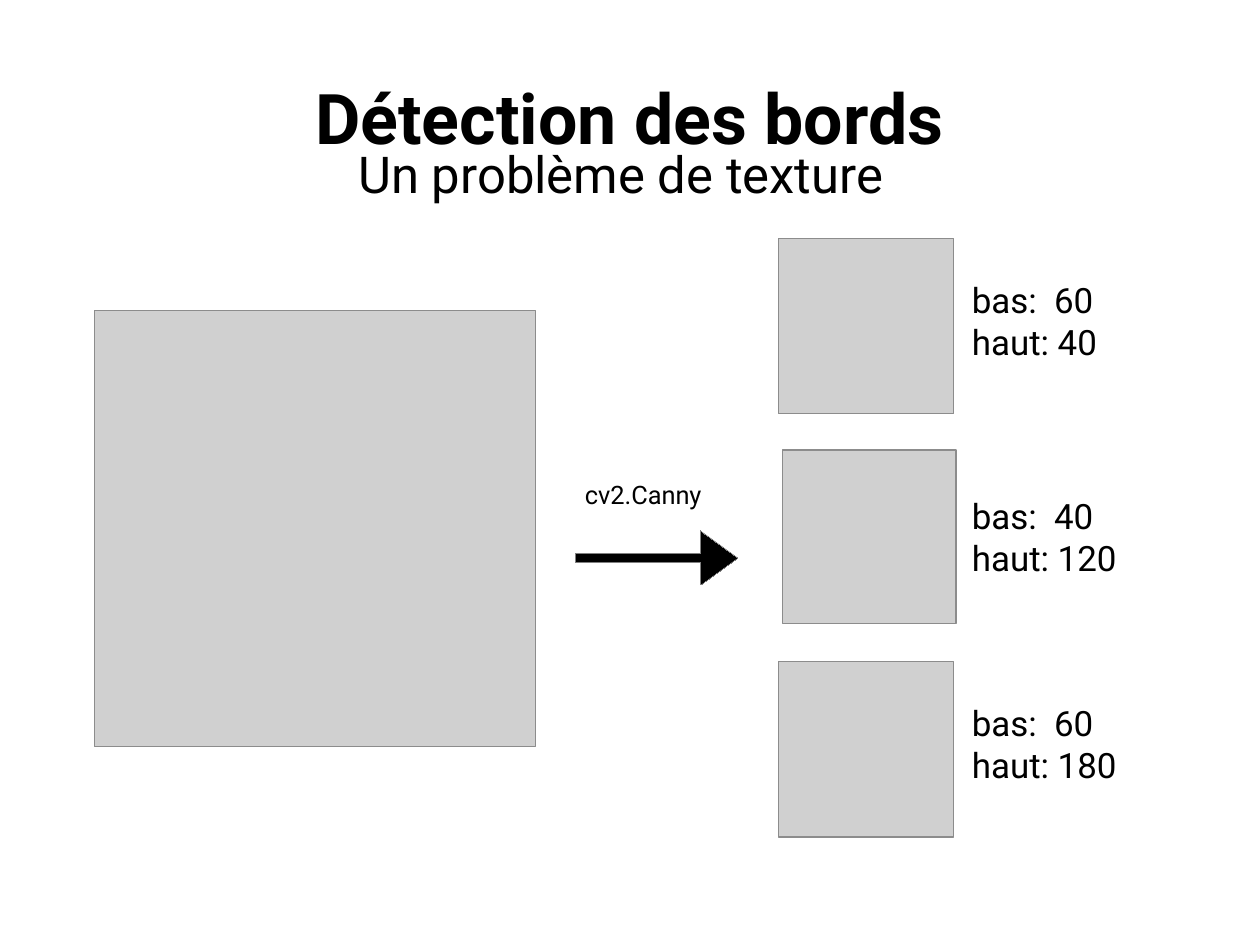
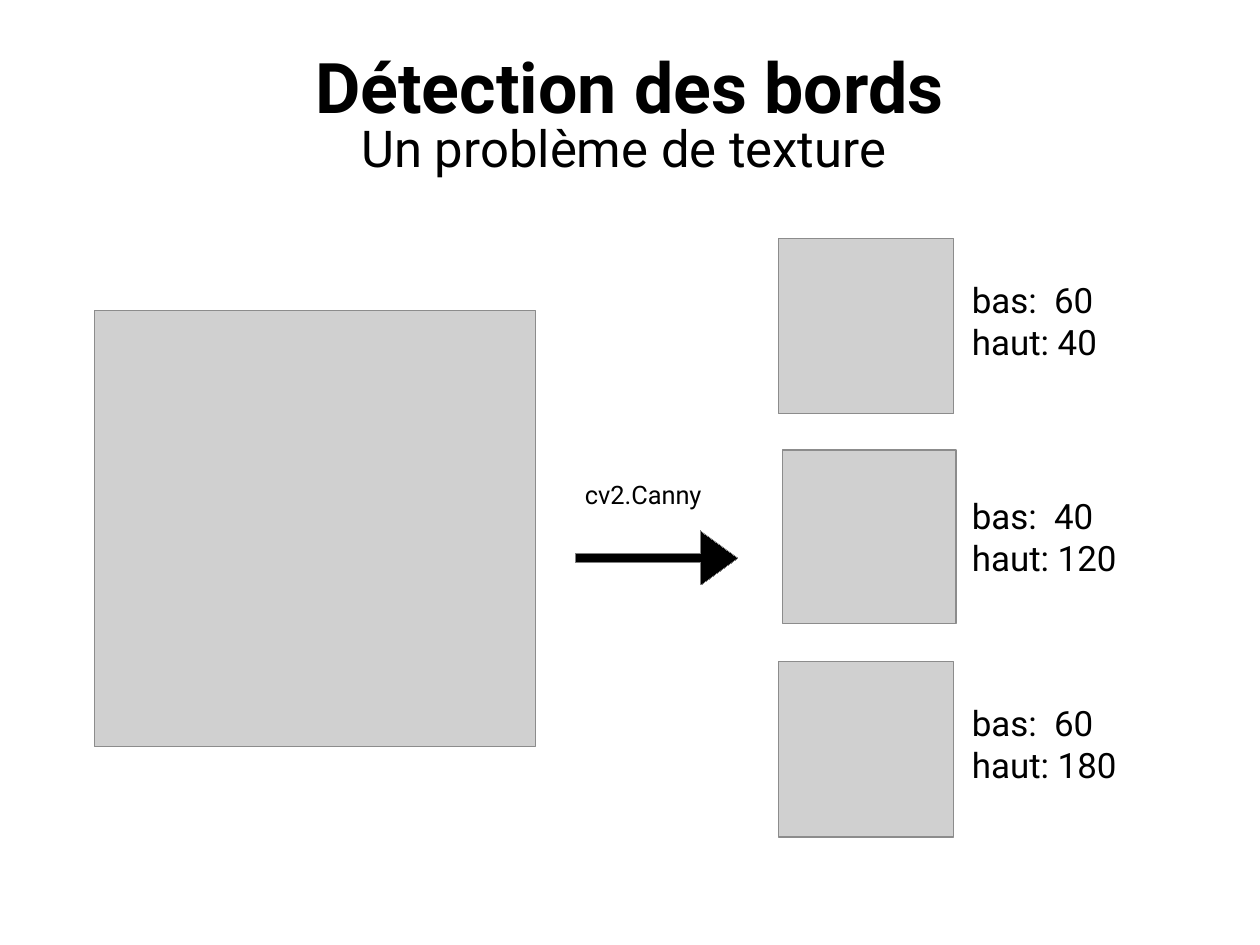
Before and after one commit to ewen-lbh/bone-fracture-detection, a slide deck: slide 6 of slides/mpsi/slides.odp. Drawn at 1260x945 pixels with LibreOffice and Linux fonts; fonts in the diff are those of the drawing; grey boxes stand for pictures; background and template pictures are left out. Boxes give left, top, right and bottom in pixels: in the first picture for what was removed or moved away, otherwise in the second. Text is boxed around its words. In the diff, an @@ line names an element or a change of style, - is before the commit and + after.

```diff
--- a/slides/mpsi/slides.odp
+++ b/slides/mpsi/slides.odp
@@ title "Détection des bords" rewrapped from [315, 91, 943, 160] to [315, 60, 943, 114] @@
@@ text "Un problème de texture": place and size @@
-text "Un problème de texture" at [358, 155, 883, 204]
+text "Un problème de texture" at [361, 129, 886, 178]
```
Also in this commit, not shown: 3 other slides changed, 5 slides added, 2 slides removed, 2 other files.
